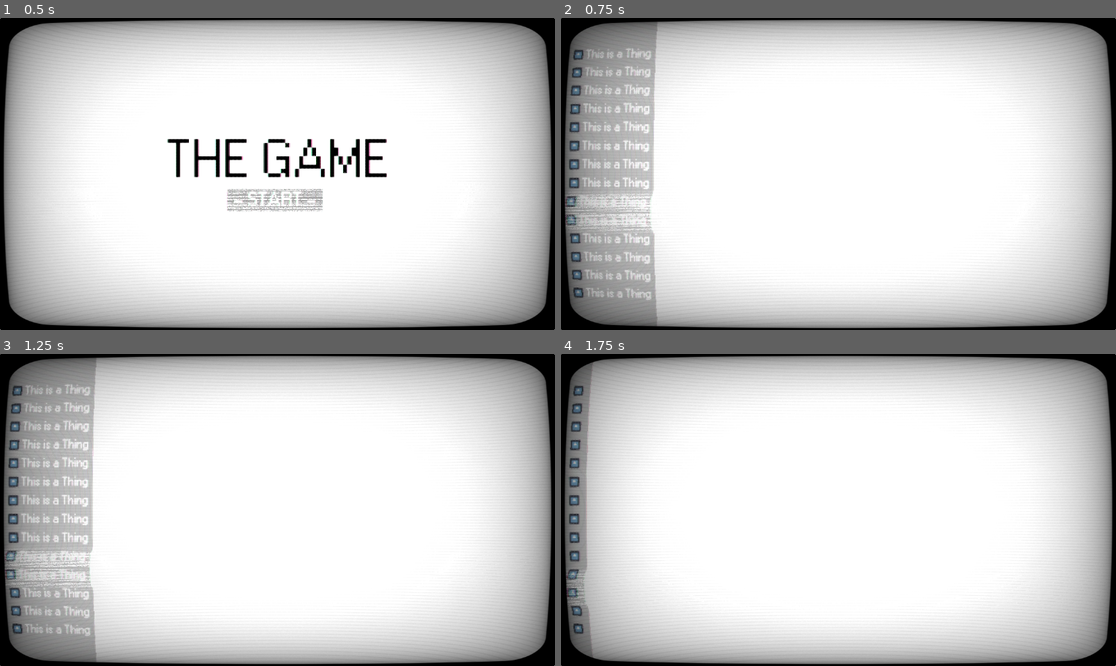
Above: before the commit, frames 1-4 (two rows, left to right).
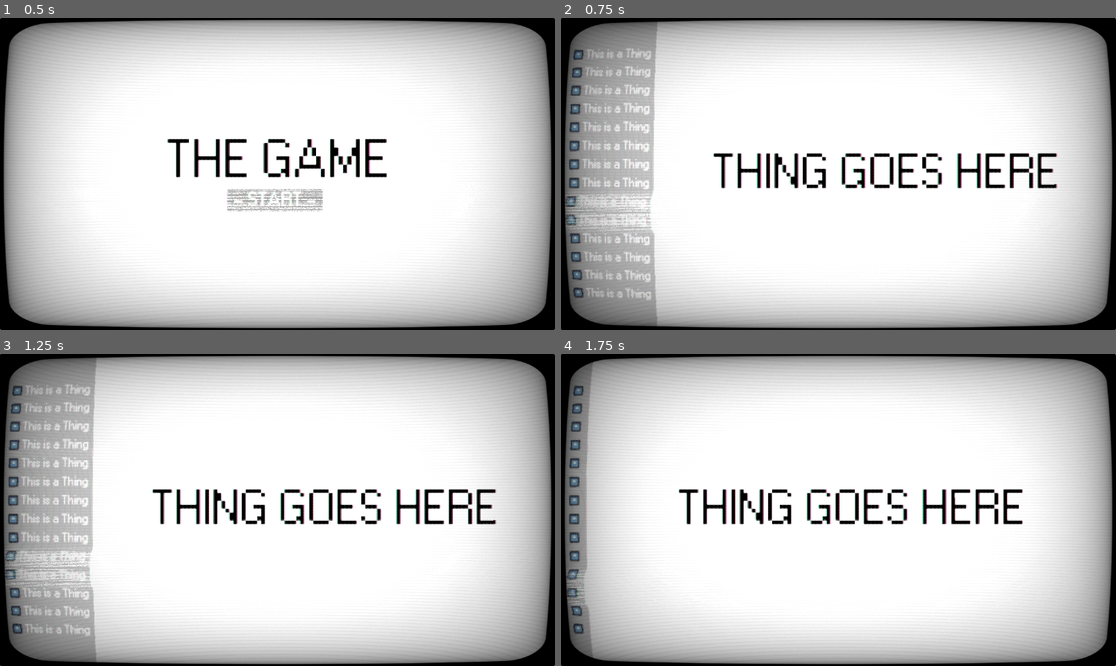
Above: after the commit, the same moments.

Repository: Shuflduf/Stock-Trading-Game
Game: Godot game, scene res://Scenes/main.tscn
Two runs of this game, one before a commit and one after it. Both use one fixed random seed, a clock stepped at 60 frames per second and the inputs below. The engine's default icon, where the game draws it, is replaced by a stand-in: a white triangle on a blue panel in a dark square.
Inputs (mouse positions are in pixels of both pictures, inside the frame that each line leads up to):
- Up to frame 1 (0.5 s): no input
- Up to frame 2 (0.75 s): click "- START -" at 0.5 s
- Up to frame 3 (1.25 s): no input
- Up to frame 4 (1.75 s): move the mouse to (605, 510) at 1.27 s; click (605, 510) at 1.42 s

Frame 1 is identical in both runs. In frame 2, 2.7% of the frame differs, in the area x 27-90%, y 43-55%; in frame 3, 2.7%; in frame 4, 2.7%.

Commit message:
different items can take you to different scenes

Diff:
--- /dev/null
+++ b/Scenes/Menus/stocks.tscn
@@ -0,0 +1,115 @@
+[gd_scene load_steps=4 format=3 uid="uid://bvr2uy20qdv3y"]
+
+[ext_resource type="FontFile" uid="uid://bfamv70276jo3" path="res://Resources/Fonts/W95FA.otf" id="1_gu6cu"]
+
+[sub_resource type="StyleBoxFlat" id="StyleBoxFlat_cgpof"]
+content_margin_left = 50.0
+content_margin_top = 100.0
+content_margin_right = 50.0
+content_margin_bottom = 100.0
+
+[sub_resource type="LabelSettings" id="LabelSettings_uffqd"]
+font = ExtResource("1_gu6cu")
+font_size = 46
+
+[node name="Stock" type="Control"]
+layout_mode = 3
+anchors_preset = 15
+anchor_right = 1.0
+anchor_bottom = 1.0
+grow_horizontal = 2
+grow_vertical = 2
+
+[node name="ScrollContainer" type="ScrollContainer" parent="."]
+layout_mode = 1
+anchors_preset = 15
+anchor_right = 1.0
+anchor_bottom = 1.0
+grow_horizontal = 2
+grow_vertical = 2
+vertical_scroll_mode = 0
+
+[node name="VFlowContainer" type="VFlowContainer" parent="ScrollContainer"]
+layout_mode = 2
+size_flags_horizontal = 3
+size_flags_vertical = 3
+
+[node name="PanelContainer" type="PanelContainer" parent="ScrollContainer/VFlowContainer"]
+layout_mode = 2
+size_flags_vertical = 3
+theme_override_styles/panel = SubResource("StyleBoxFlat_cgpof")
+
+[node name="Label" type="Label" parent="ScrollContainer/VFlowContainer/PanelContainer"]
+layout_mode = 2
+text = "STOCK GOES HERE"
+label_settings = SubResource("LabelSettings_uffqd")
+
+[node name="PanelContainer2" type="PanelContainer" parent="ScrollContainer/VFlowContainer"]
+layout_mode = 2
+size_flags_vertical = 3
+theme_override_styles/panel = SubResource("StyleBoxFlat_cgpof")
+
+[node name="Label" type="Label" parent="ScrollContainer/VFlowContainer/PanelContainer2"]
+layout_mode = 2
+text = "STOCK GOES HERE"
+label_settings = SubResource("LabelSettings_uffqd")
+
+[node name="PanelContainer3" type="PanelContainer" parent="ScrollContainer/VFlowContainer"]
+layout_mode = 2
+size_flags_vertical = 3
+theme_override_styles/panel = SubResource("StyleBoxFlat_cgpof")
+
+[node name="Label" type="Label" parent="ScrollContainer/VFlowContainer/PanelContainer3"]
+layout_mode = 2
+text = "STOCK GOES HERE"
+label_settings = SubResource("LabelSettings_uffqd")
+
+[node name="PanelContainer4" type="PanelContainer" parent="ScrollContainer/VFlowContainer"]
+layout_mode = 2
+size_flags_vertical = 3
+theme_override_styles/panel = SubResource("StyleBoxFlat_cgpof")
+
+[node name="Label" type="Label" parent="ScrollContainer/VFlowContainer/PanelContainer4"]
+layout_mode = 2
+text = "STOCK GOES HERE"
+label_settings = SubResource("LabelSettings_uffqd")
+
+[node name="PanelContainer5" type="PanelContainer" parent="ScrollContainer/VFlowContainer"]
+layout_mode = 2
+size_flags_vertical = 3
+theme_override_styles/panel = SubResource("StyleBoxFlat_cgpof")
+
+[node name="Label" type="Label" parent="ScrollContainer/VFlowContainer/PanelContainer5"]
+layout_mode = 2
+text = "STOCK GOES HERE"
+label_settings = SubResource("LabelSettings_uffqd")
+
+[node name="PanelContainer6" type="PanelContainer" parent="ScrollContainer/VFlowContainer"]
+layout_mode = 2
+size_flags_vertical = 3
+theme_override_styles/panel = SubResource("StyleBoxFlat_cgpof")
+
+[node name="Label" type="Label" parent="ScrollContainer/VFlowContainer/PanelContainer6"]
+layout_mode = 2
+text = "STOCK GOES HERE"
+label_settings = SubResource("LabelSettings_uffqd")
+
+[node name="PanelContainer7" type="PanelContainer" parent="ScrollContainer/VFlowContainer"]
+layout_mode = 2
+size_flags_vertical = 3
+theme_override_styles/panel = SubResource("StyleBoxFlat_cgpof")
+
+[node name="Label" type="Label" parent="ScrollContainer/VFlowContainer/PanelContainer7"]
+layout_mode = 2
+text = "STOCK GOES HERE"
+label_settings = SubResource("LabelSettings_uffqd")
+
+[node name="PanelContainer8" type="PanelContainer" parent="ScrollContainer/VFlowContainer"]
+layout_mode = 2
+size_flags_vertical = 3
+theme_override_styles/panel = SubResource("StyleBoxFlat_cgpof")
+
+[node name="Label" type="Label" parent="ScrollContainer/VFlowContainer/PanelContainer8"]
+layout_mode = 2
+text = "STOCK GOES HERE"
+label_settings = SubResource("LabelSettings_uffqd")
--- a/Scenes/game.tscn
+++ b/Scenes/game.tscn
@@ -1,7 +1,9 @@
-[gd_scene load_steps=5 format=3 uid="uid://c80rfug25n0er"]
+[gd_scene load_steps=8 format=3 uid="uid://c80rfug25n0er"]
 
 [ext_resource type="Script" path="res://Scripts/menu_option_list.gd" id="1_oyeuu"]
 [ext_resource type="PackedScene" uid="uid://brfg2httpwfmo" path="res://Scenes/menu_option.tscn" id="1_ucj8x"]
+[ext_resource type="FontFile" uid="uid://bfamv70276jo3" path="res://Resources/Fonts/W95FA.otf" id="2_p326e"]
+[ext_resource type="PackedScene" uid="uid://bvr2uy20qdv3y" path="res://Scenes/Menus/stocks.tscn" id="3_kmg1g"]
 
 [sub_resource type="StyleBoxFlat" id="StyleBoxFlat_axe7t"]
 bg_color = Color(1, 1, 1, 1)
@@ -11,6 +13,11 @@
 content_margin_top = 10.0
 content_margin_right = 10.0
 content_margin_bottom = 10.0
+
+[sub_resource type="LabelSettings" id="LabelSettings_ft8bs"]
+font = ExtResource("2_p326e")
+font_size = 101
+font_color = Color(0, 0, 0, 1)
 
 [node name="Game" type="Control"]
 layout_mode = 3
@@ -30,76 +37,99 @@
 grow_vertical = 2
 theme_override_styles/panel = SubResource("StyleBoxFlat_axe7t")
 
-[node name="PanelContainer" type="PanelContainer" parent="."]
+[node name="HBoxContainer" type="HBoxContainer" parent="."]
 layout_mode = 1
-anchors_preset = -1
+anchors_preset = 15
+anchor_right = 1.0
 anchor_bottom = 1.0
+grow_horizontal = 2
 grow_vertical = 2
+
+[node name="PanelContainer" type="PanelContainer" parent="HBoxContainer"]
+layout_mode = 2
 mouse_filter = 1
 mouse_default_cursor_shape = 2
 theme_override_styles/panel = SubResource("StyleBoxFlat_50wdl")
 script = ExtResource("1_oyeuu")
 SIZE_CHANGE_SECONDS = 0.3
 
-[node name="Options" type="VBoxContainer" parent="PanelContainer"]
+[node name="Options" type="VBoxContainer" parent="HBoxContainer/PanelContainer"]
 layout_mode = 2
 size_flags_horizontal = 0
 size_flags_vertical = 4
 
-[node name="MenuOption" parent="PanelContainer/Options" instance=ExtResource("1_ucj8x")]
+[node name="MenuOption" parent="HBoxContainer/PanelContainer/Options" instance=ExtResource("1_ucj8x")]
+layout_mode = 2
+item_name = "This is a Thing"
+target_scene = ExtResource("3_kmg1g")
+
+[node name="MenuOption2" parent="HBoxContainer/PanelContainer/Options" instance=ExtResource("1_ucj8x")]
 layout_mode = 2
 item_name = "This is a Thing"
 
-[node name="MenuOption2" parent="PanelContainer/Options" instance=ExtResource("1_ucj8x")]
+[node name="MenuOption3" parent="HBoxContainer/PanelContainer/Options" instance=ExtResource("1_ucj8x")]
 layout_mode = 2
 item_name = "This is a Thing"
 
-[node name="MenuOption3" parent="PanelContainer/Options" instance=ExtResource("1_ucj8x")]
+[node name="MenuOption4" parent="HBoxContainer/PanelContainer/Options" instance=ExtResource("1_ucj8x")]
 layout_mode = 2
 item_name = "This is a Thing"
 
-[node name="MenuOption4" parent="PanelContainer/Options" instance=ExtResource("1_ucj8x")]
+[node name="MenuOption5" parent="HBoxContainer/PanelContainer/Options" instance=ExtResource("1_ucj8x")]
 layout_mode = 2
 item_name = "This is a Thing"
 
-[node name="MenuOption5" parent="PanelContainer/Options" instance=ExtResource("1_ucj8x")]
+[node name="MenuOption6" parent="HBoxContainer/PanelContainer/Options" instance=ExtResource("1_ucj8x")]
 layout_mode = 2
 item_name = "This is a Thing"
 
-[node name="MenuOption6" parent="PanelContainer/Options" instance=ExtResource("1_ucj8x")]
+[node name="MenuOption7" parent="HBoxContainer/PanelContainer/Options" instance=ExtResource("1_ucj8x")]
 layout_mode = 2
 item_name = "This is a Thing"
 
-[node name="MenuOption7" parent="PanelContainer/Options" instance=ExtResource("1_ucj8x")]
+[node name="MenuOption8" parent="HBoxContainer/PanelContainer/Options" instance=ExtResource("1_ucj8x")]
 layout_mode = 2
 item_name = "This is a Thing"
 
-[node name="MenuOption8" parent="PanelContainer/Options" instance=ExtResource("1_ucj8x")]
+[node name="MenuOption9" parent="HBoxContainer/PanelContainer/Options" instance=ExtResource("1_ucj8x")]
 layout_mode = 2
 item_name = "This is a Thing"
 
-[node name="MenuOption9" parent="PanelContainer/Options" instance=ExtResource("1_ucj8x")]
+[node name="MenuOption10" parent="HBoxContainer/PanelContainer/Options" instance=ExtResource("1_ucj8x")]
 layout_mode = 2
 item_name = "This is a Thing"
 
-[node name="MenuOption10" parent="PanelContainer/Options" instance=ExtResource("1_ucj8x")]
+[node name="MenuOption11" parent="HBoxContainer/PanelContainer/Options" instance=ExtResource("1_ucj8x")]
 layout_mode = 2
 item_name = "This is a Thing"
 
-[node name="MenuOption11" parent="PanelContainer/Options" instance=ExtResource("1_ucj8x")]
+[node name="MenuOption12" parent="HBoxContainer/PanelContainer/Options" instance=ExtResource("1_ucj8x")]
 layout_mode = 2
 item_name = "This is a Thing"
 
-[node name="MenuOption12" parent="PanelContainer/Options" instance=ExtResource("1_ucj8x")]
+[node name="MenuOption13" parent="HBoxContainer/PanelContainer/Options" instance=ExtResource("1_ucj8x")]
 layout_mode = 2
 item_name = "This is a Thing"
 
-[node name="MenuOption13" parent="PanelContainer/Options" instance=ExtResource("1_ucj8x")]
+[node name="MenuOption14" parent="HBoxContainer/PanelContainer/Options" instance=ExtResource("1_ucj8x")]
 layout_mode = 2
 item_name = "This is a Thing"
 
-[node name="MenuOption14" parent="PanelContainer/Options" instance=ExtResource("1_ucj8x")]
+[node name="Content" type="MarginContainer" parent="HBoxContainer"]
+unique_name_in_owner = true
 layout_mode = 2
-item_name = "This is a Thing"
+size_flags_horizontal = 3
+theme_override_constants/margin_left = 10
+theme_override_constants/margin_top = 10
+theme_override_constants/margin_right = 10
+theme_override_constants/margin_bottom = 10
 
-[connection signal="gui_input" from="PanelContainer" to="PanelContainer" method="_on_gui_input"]
+[node name="CenterContainer" type="CenterContainer" parent="HBoxContainer/Content"]
+layout_mode = 2
+
+[node name="Label" type="Label" parent="HBoxContainer/Content/CenterContainer"]
+layout_mode = 2
+text = "THING GOES HERE"
+label_settings = SubResource("LabelSettings_ft8bs")
+
+[connection signal="gui_input" from="HBoxContainer/PanelContainer" to="HBoxContainer/PanelContainer" method="_on_gui_input"]
--- a/Scenes/menu_option.gd
+++ b/Scenes/menu_option.gd
@@ -8,6 +8,8 @@
     set(value):
         item_name = value
         %Label.text = value
+
+@export var target_scene: PackedScene
 
 func minimize(time: float):
     var tween = get_tree().create_tween().set_ease(Tween.EASE_OUT).set_trans(Tween.TRANS_CIRC)
--- a/Scripts/menu_option_list.gd
+++ b/Scripts/menu_option_list.gd
@@ -1,4 +1,6 @@
 extends PanelContainer
+
+@onready var content: MarginContainer = %Content
 
 @export var SIZE_CHANGE_SECONDS = 0.5
 
@@ -42,3 +44,7 @@
         i.deselect()
     item.select()
     change_size_all()
+
+    if item.target_scene != null:
+        content.get_child(0).queue_free()
+        content.add_child(item.target_scene.instantiate())
